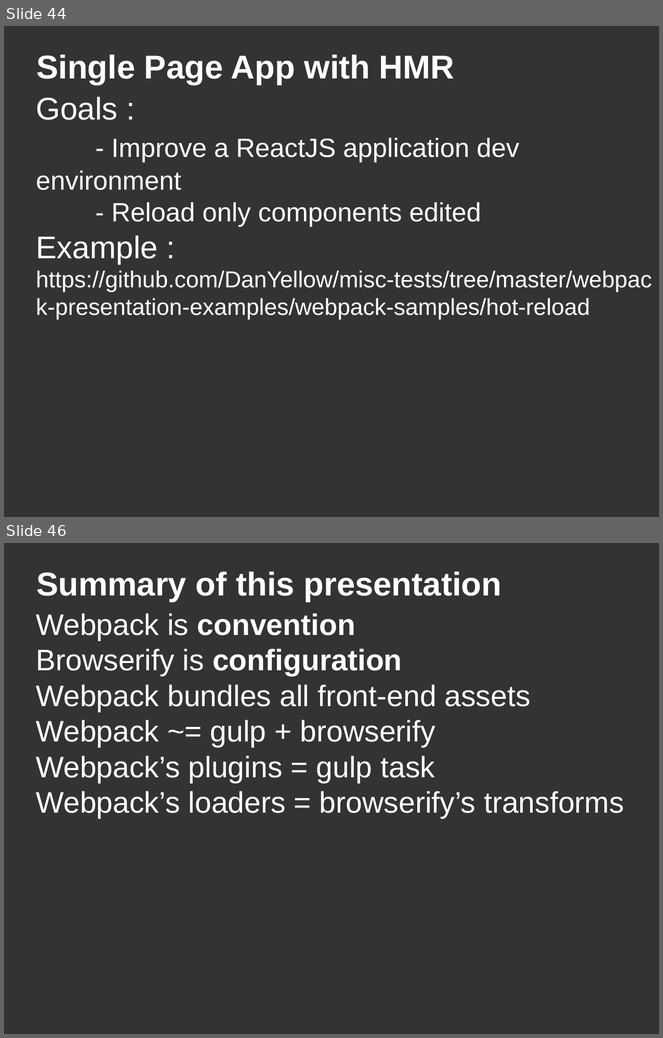
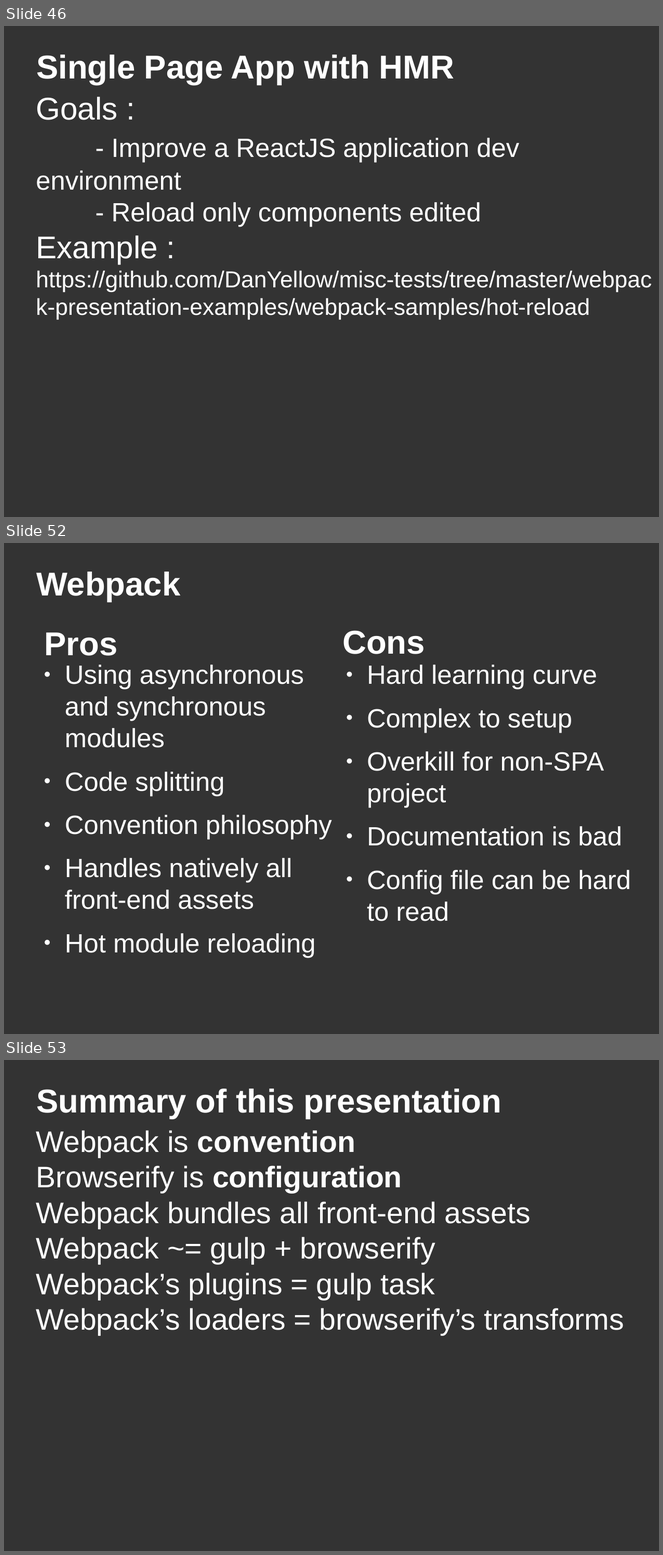
Before and after one commit to DanYellow/misc-tests, a slide deck: webpack-presentation-examples/webpack-presentation.odp. Shown one above the other, each under a label of ours: slides 44 and 46 before the commit, slides 46, 52 and 53 after it; the slides between them are not shown. The pictures are 663x1038 and 663x1555 pixels, drawn with LibreOffice and Linux fonts; fonts in the diff are those of the drawing. Boxes give left, top, right and bottom in pixels: in the first picture for what was removed or moved away, otherwise in the second. Text is boxed around its words. In the diff, an @@ line names an element or a change of style, - is before the commit and + after.

```diff
--- a/webpack-presentation-examples/webpack-presentation.odp
+++ b/webpack-presentation-examples/webpack-presentation.odp
@@ slide 52 added at (x1=4, y1=543, x2=659, y2=1034), background #333333 @@
@@ title added at (x1=36, y1=572, x2=180, y2=602), 40 pt, text #FFFFFF, bold @@
+Webpack
@@ title added at (x1=45, y1=632, x2=118, y2=656), 40 pt, text #FFFFFF, bold @@
+Pros
@@ title added at (x1=343, y1=630, x2=425, y2=654), 40 pt, text #FFFFFF, bold @@
+Cons
@@ text added at (x1=65, y1=665, x2=332, y2=953), 32 pt, text #FFFFFF @@
+● Using asynchronous and synchronous modules
+● Code splitting
+● Convention philosophy
+● Handles natively all front-end assets
+● Hot module reloading
@@ text added at (x1=367, y1=665, x2=631, y2=922), 32 pt, text #FFFFFF @@
+● Hard learning curve
+● Complex to setup
+● Overkill for non-SPA project
+● Documentation is bad
+● Config file can be hard to read
@@ what was slide 44 is now slide 46 @@
@@ what was slide 46 is now slide 53 @@
```
Also in this commit, not shown: 5 slides changed, 6 other slides added, 22 other files.
